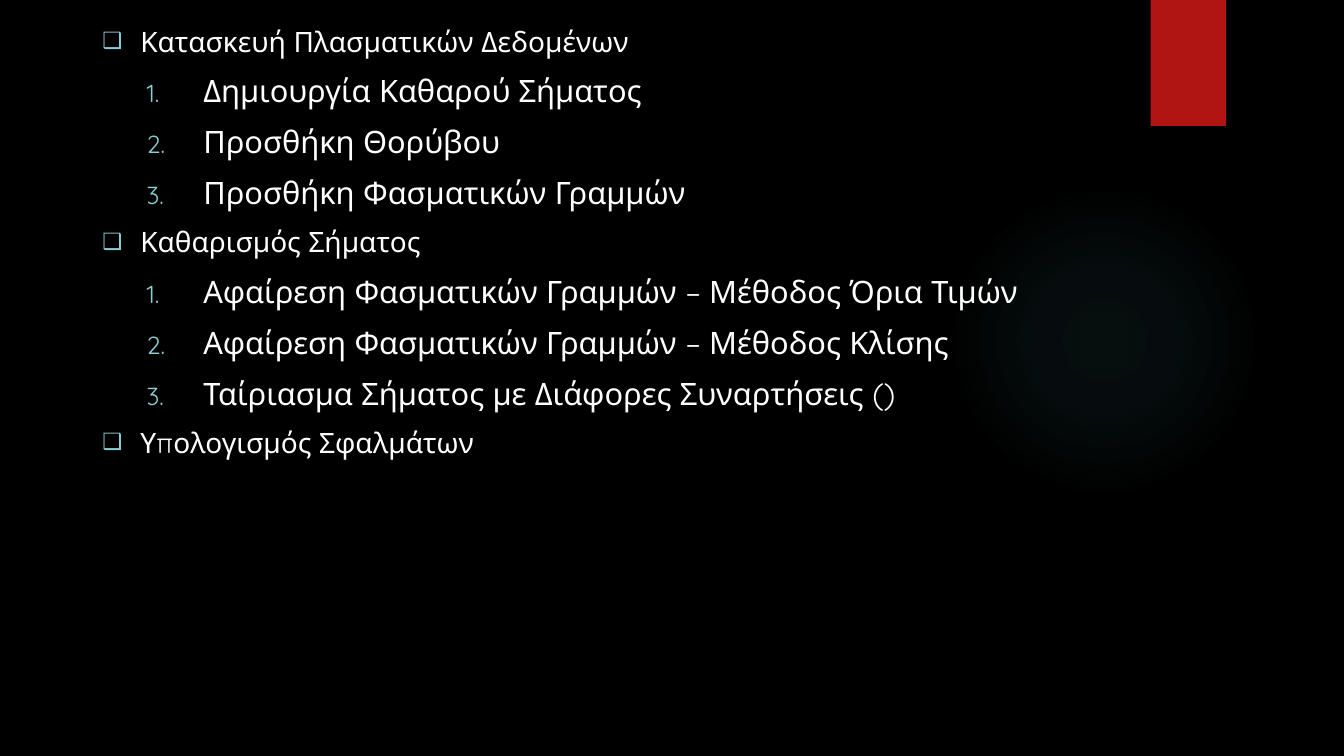
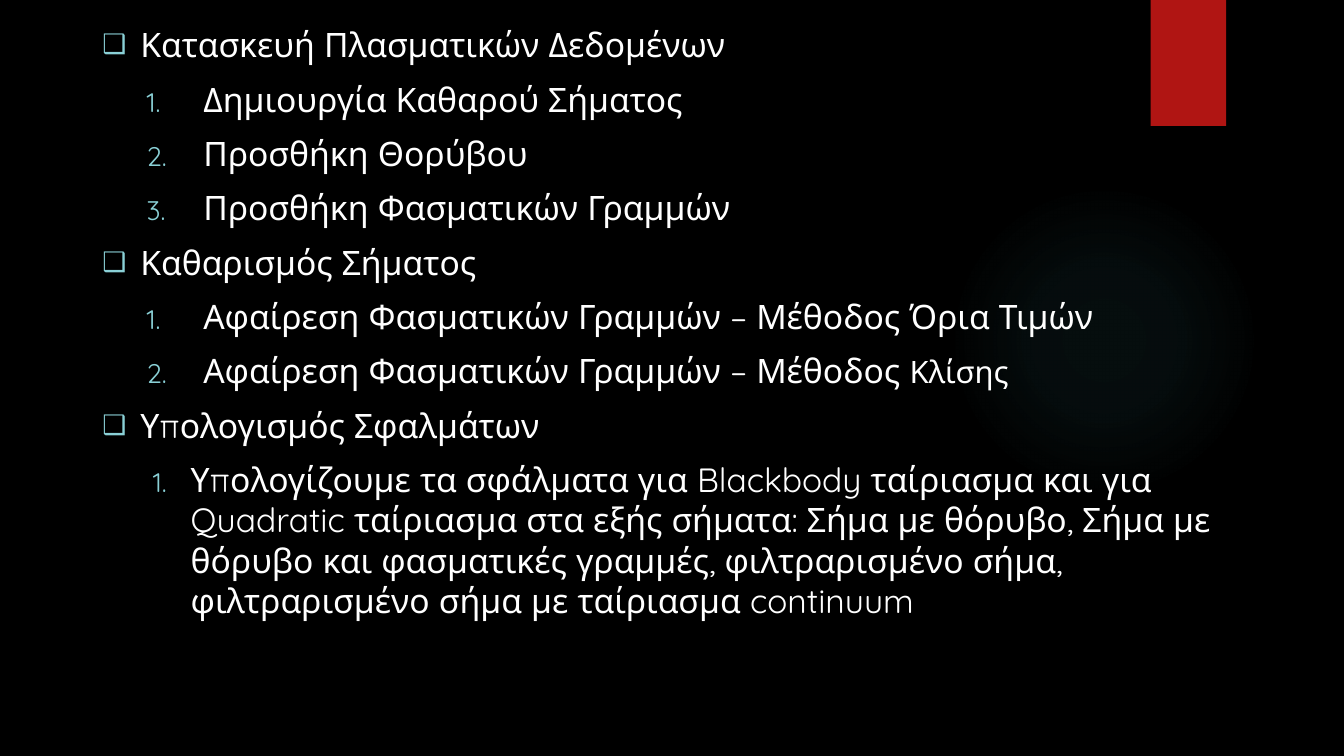
Before and after one commit to iliodis/ASTRO-BEAM, a slide deck: slide 2 of Task1-BlackbodyRadiationFitting/-.pptx. Drawn at 1344x756 pixels with LibreOffice and Linux fonts; fonts in the diff are those of the drawing; background and template pictures are left out. Boxes give left, top, right and bottom in pixels: in the first picture for what was removed or moved away, otherwise in the second. Text is boxed around its words. In the diff, an @@ line names an element or a change of style, - is before the commit and + after.

Commit message:
presentation ready

```diff
--- a/Task1-BlackbodyRadiationFitting/-.pptx
+++ b/Task1-BlackbodyRadiationFitting/-.pptx
@@ text at [140, 30, 1094, 446]: size 20 to 24 pt in "Κατασκευή Πλασματικών Δεδομένων", "Καθαρισμός Σήματος", "Υπολογισμός Σφαλμάτων"; size 22 to 24 pt in "Δημιουργία Καθαρού Σήματος", "Προσθήκη Θορύβου", "Προσθήκη Φασματικών Γραμμών", "Αφαίρεση Φασματικών Γραμμών – Μέθοδος Όρια Τιμών" and 1 more places @@
@@ text at [203, 380, 864, 413]: paragraph removed @@
-  3. Ταίριασμα Σήματος με Διάφορες Συναρτήσεις ()
@@ text at [191, 465, 1210, 621]: paragraph added @@
+  1. Υπολογίζουμε τα σφάλματα για Blackbody ταίριασμα και για Quadratic ταίριασμα στα εξής σήματα: Σήμα με θόρυβο, Σήμα με θόρυβο και φασματικές γραμμές, φιλτραρισμένο σήμα, φιλτραρισμένο σήμα με ταίριασμα continuum
```
Also in this commit, not shown: 4 other slides changed, 10 slides added, 2 slides removed, 1 other file.
